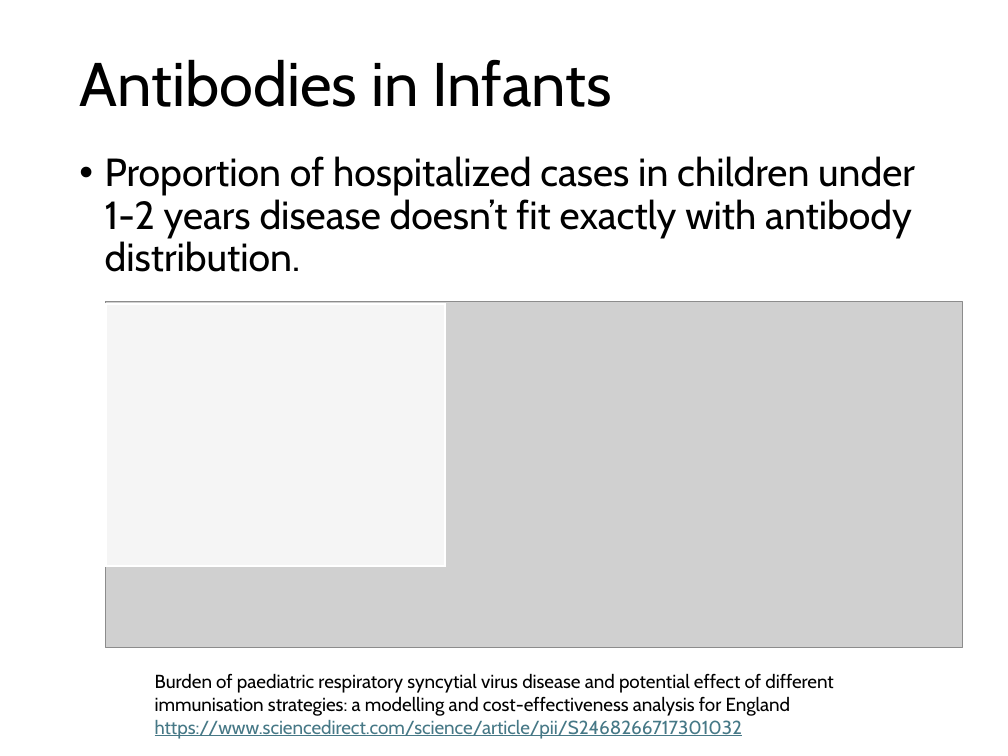
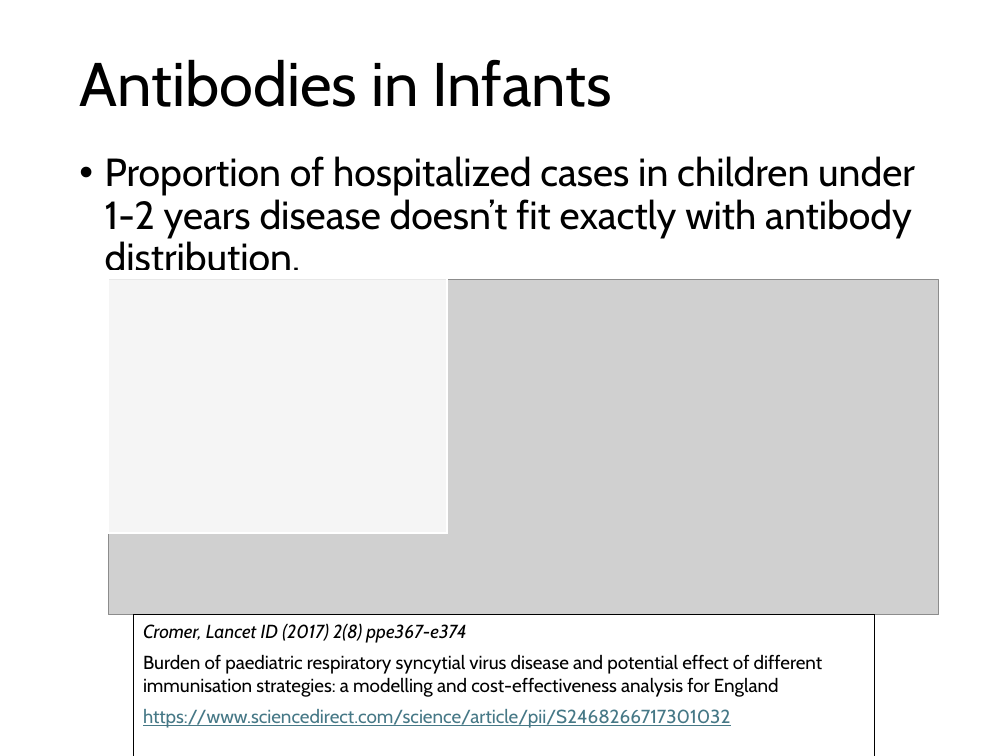
Before and after one commit to deborahcromer/RSVcorrelates, a slide deck: slide 3 of raw-data/RSV Data Summary.pptx. Drawn at 1008x756 pixels with LibreOffice and Linux fonts; fonts in the diff are those of the drawing; grey boxes stand for pictures. Boxes give left, top, right and bottom in pixels: in the first picture for what was removed or moved away, otherwise in the second. Text is boxed around its words. In the diff, an @@ line names an element or a change of style, - is before the commit and + after.

```diff
--- a/raw-data/RSV Data Summary.pptx
+++ b/raw-data/RSV Data Summary.pptx
@@ picture resized from (x1=106, y1=302, x2=963, y2=648) to (x1=108, y1=279, x2=938, y2=615) @@
@@ rectangle moved from (x1=106, y1=303, x2=446, y2=565) to (x1=108, y1=271, x2=448, y2=533) @@
@@ rectangle "Cromer, Lancet ID (2017) 2(8) ..." resized from (x1=155, y1=673, x2=833, y2=739) to (x1=133, y1=615, x2=875, y2=756) @@
@@ rectangle "Cromer, Lancet ID (2017) 2(8) ..." at (x1=133, y1=615, x2=875, y2=756): outline none to #000000 0.75 pt @@
@@ text in rectangle at (x1=143, y1=623, x2=466, y2=643): paragraph added @@
+Cromer, Lancet ID (2017) 2(8) ppe367-e374
```
Also in this commit, not shown: 9 other slides changed, 5 slides added, 1 slide removed, 1 other file.
